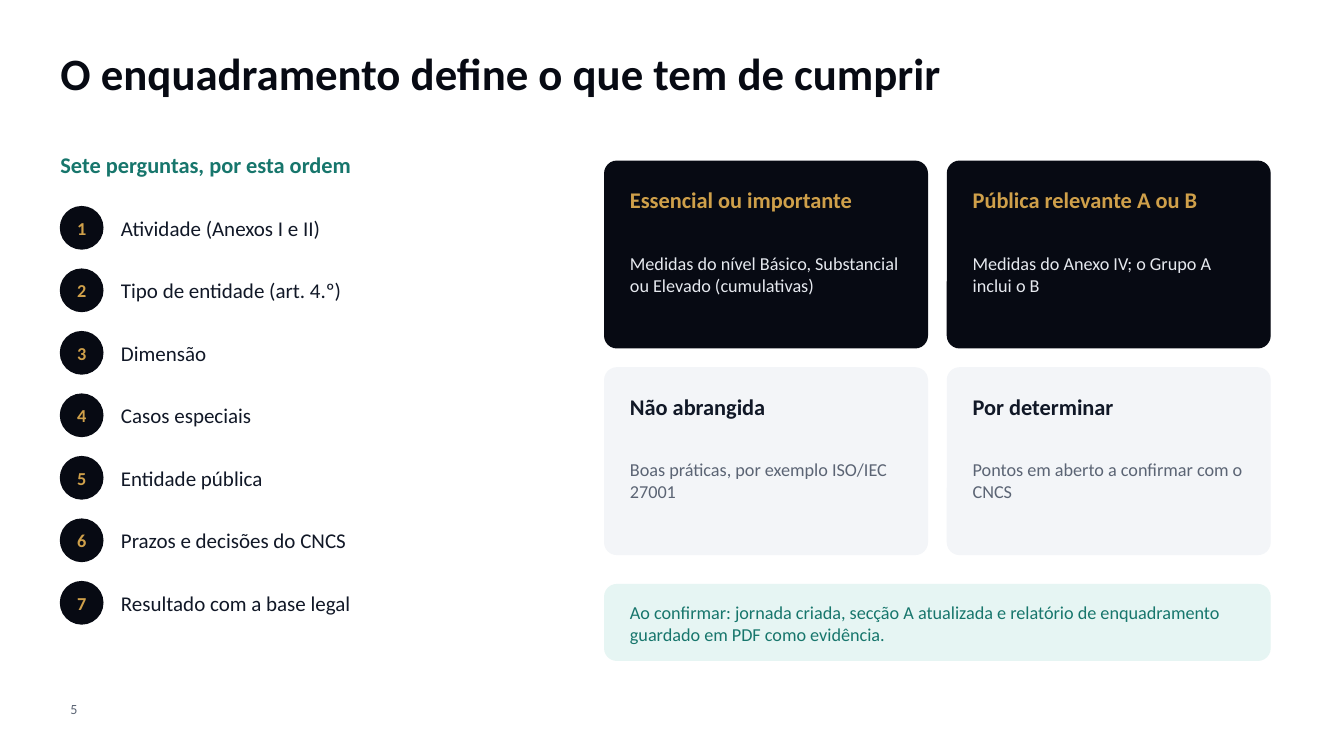
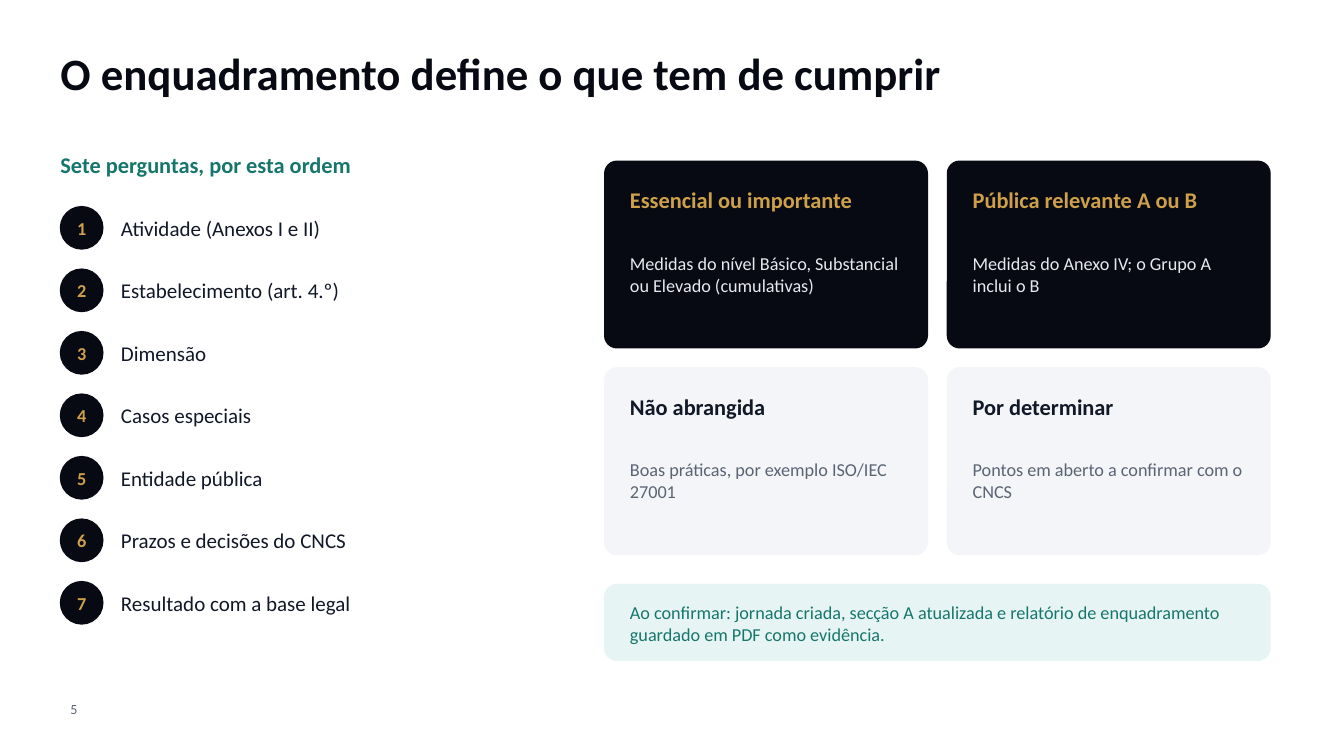
Before and after one commit to dbastoscarvalho23/Securematurity, a slide deck: slide 5 of docs/onboarding/AnkoraOne-Apresentacao-Onboarding.pptx. Drawn at 1344x756 pixels with LibreOffice and Linux fonts; fonts in the diff are those of the drawing; background and template pictures are left out. Boxes give left, top, right and bottom in pixels: in the first picture for what was removed or moved away, otherwise in the second. Text is boxed around its words. In the diff, an @@ line names an element or a change of style, - is before the commit and + after.

```diff
--- a/docs/onboarding/AnkoraOne-Apresentacao-Onboarding.pptx
+++ b/docs/onboarding/AnkoraOne-Apresentacao-Onboarding.pptx
@@ text at [121, 283, 339, 301]: text changed @@
-Tipo de entidade (art. 4.º)
+Estabelecimento (art. 4.º)
```
Also in this commit, not shown: 1 other slide changed, 13 other files.
